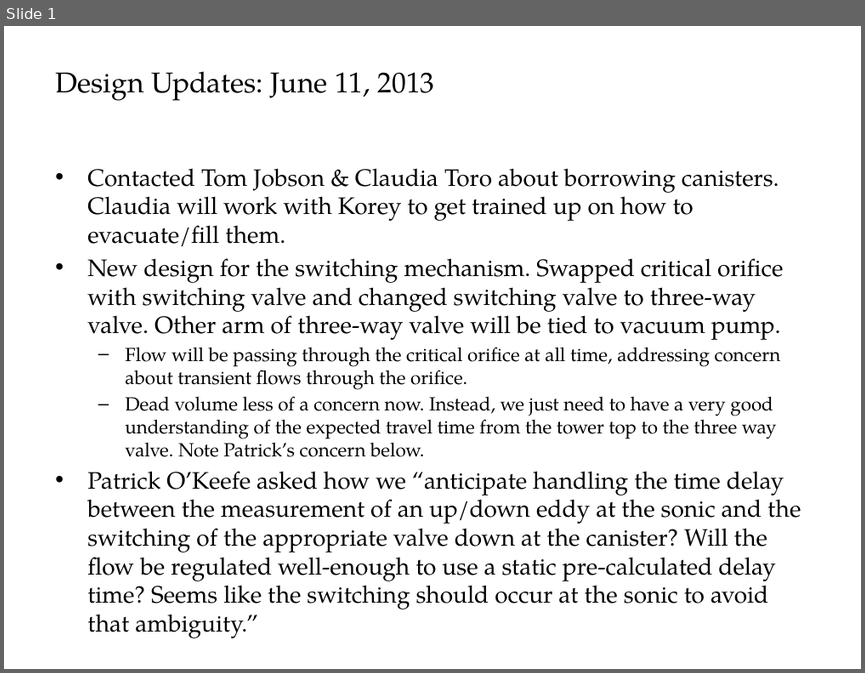
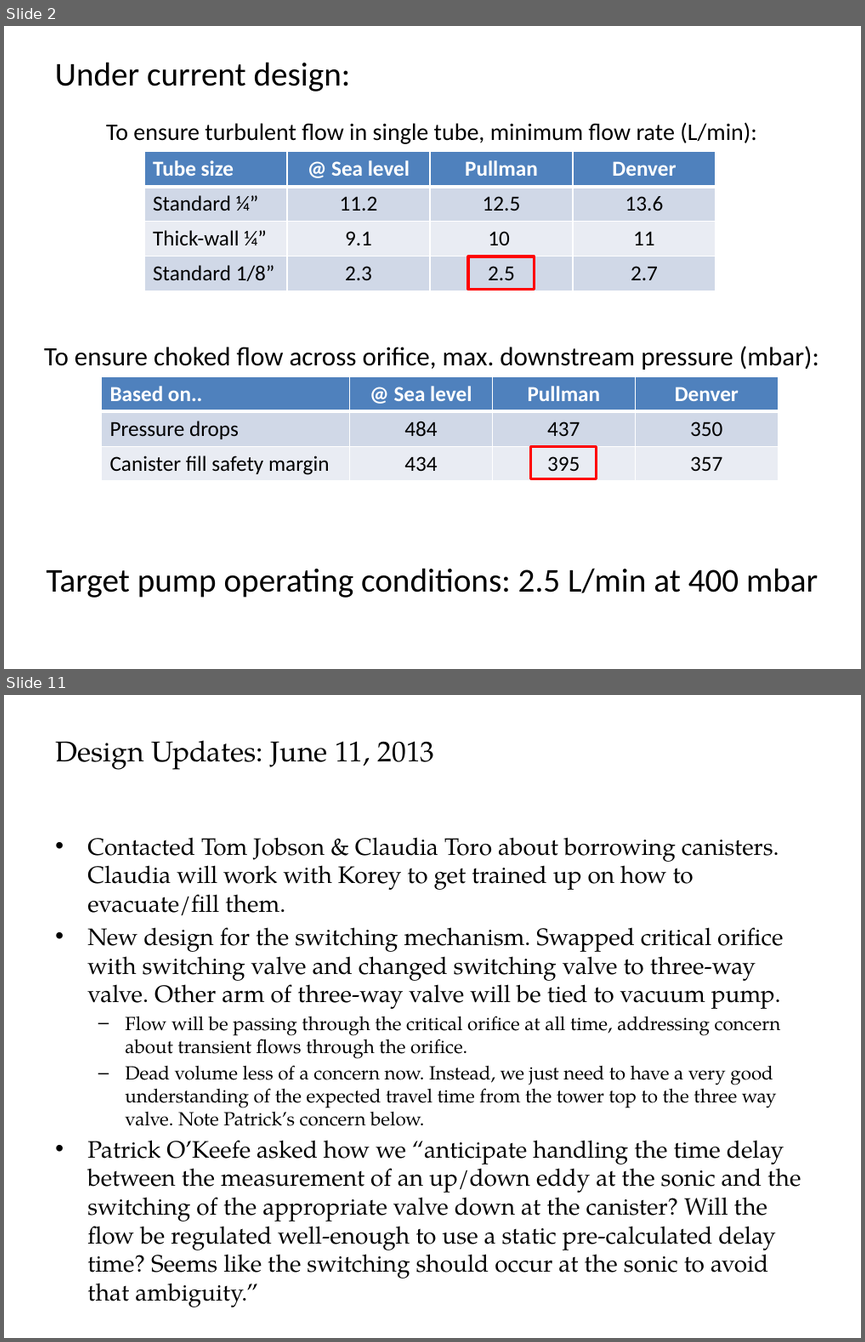
Before and after one commit to patricktokeeffe/smart-rea-sampler, a slide deck: doc/SamplingConfig.pptx. Shown one above the other, each under a label of ours: slide 1 before the commit, slides 2 and 11 after it; the slides between them are not shown. The pictures are 865x673 and 865x1342 pixels, drawn with LibreOffice and Linux fonts; fonts in the diff are those of the drawing. Boxes give left, top, right and bottom in pixels: in the first picture for what was removed or moved away, otherwise in the second. Text is boxed around its words. In the diff, an @@ line names an element or a change of style, - is before the commit and + after.

Commit message:
Revise system config presentation with research & revised config proposal
Current design results in high power consumption, mostly from pump
which flushes sample down tower to canisters/orifices/3-way valves.
Particular issues and revised proposal are added to the PowerPoint
presentation.

```diff
--- a/doc/SamplingConfig.pptx
+++ b/doc/SamplingConfig.pptx
@@ slide 2 added at (4,26,861,669), background #FFFFFF @@
@@ title added at (55,62,351,91), 28 pt, text #000000 @@
+Under current design:
@@ text added at (106,122,757,144), 20 pt, text #000000 @@
+To ensure turbulent flow in single tube, minimum flow rate (L/min):
@@ table added at (144,152,717,290), 4 rows, 4 columns @@
+Tube size | @ Sea level | Pullman | Denver
+Standard ¼” | 11.2 | 12.5 | 13.6
+Thick-wall ¼” | 9.1 | 10 | 11
+Standard 1/8” | 2.3 | 2.5 | 2.7
@@ rectangle added at (468,256,534,289), outline #FF0000 2.25 pt @@
@@ text added at (44,346,819,369), 22.2 pt, text #000000 @@
+To ensure choked flow across orifice, max. downstream pressure (mbar):
@@ table added at (102,376,779,481), 3 rows, 4 columns @@
+Based on.. | @ Sea level | Pullman | Denver
+Pressure drops | 484 | 437 | 350
+Canister fill safety margin | 434 | 395 | 357
@@ rectangle added at (531,446,597,478), outline #FF0000 2.25 pt @@
@@ text added at (46,567,817,597), 28 pt, text #000000 @@
+Target pump operating conditions: 2.5 L/min at 400 mbar
@@ what was slide 1 is now slide 11 @@
```
Also in this commit, not shown: 5 slides changed, 6 other slides added.
